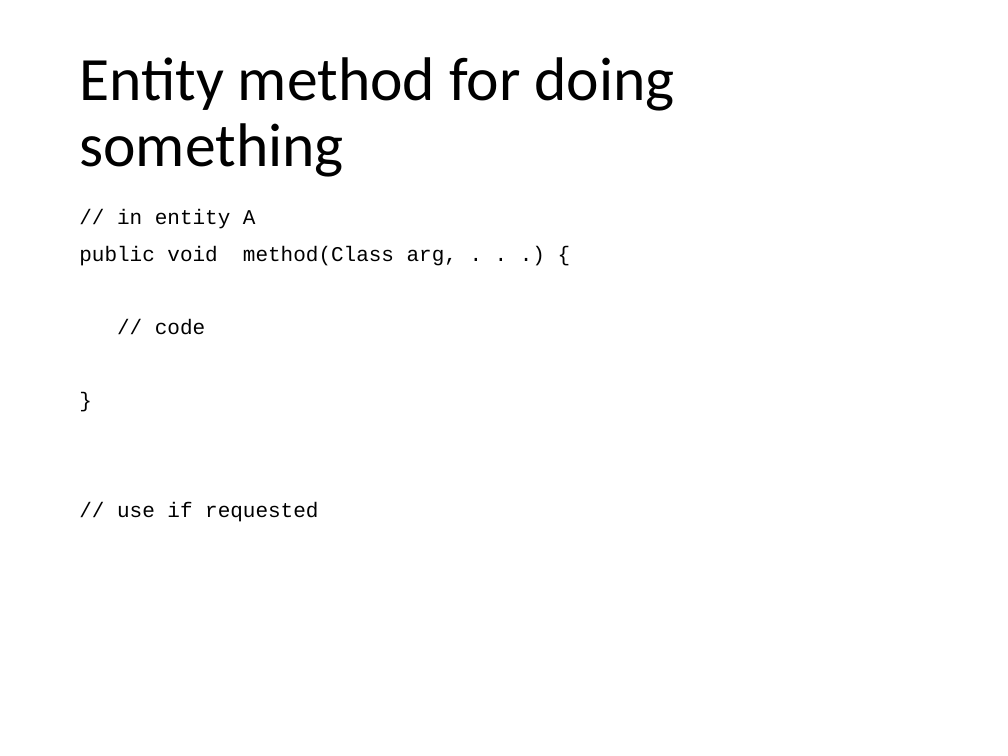
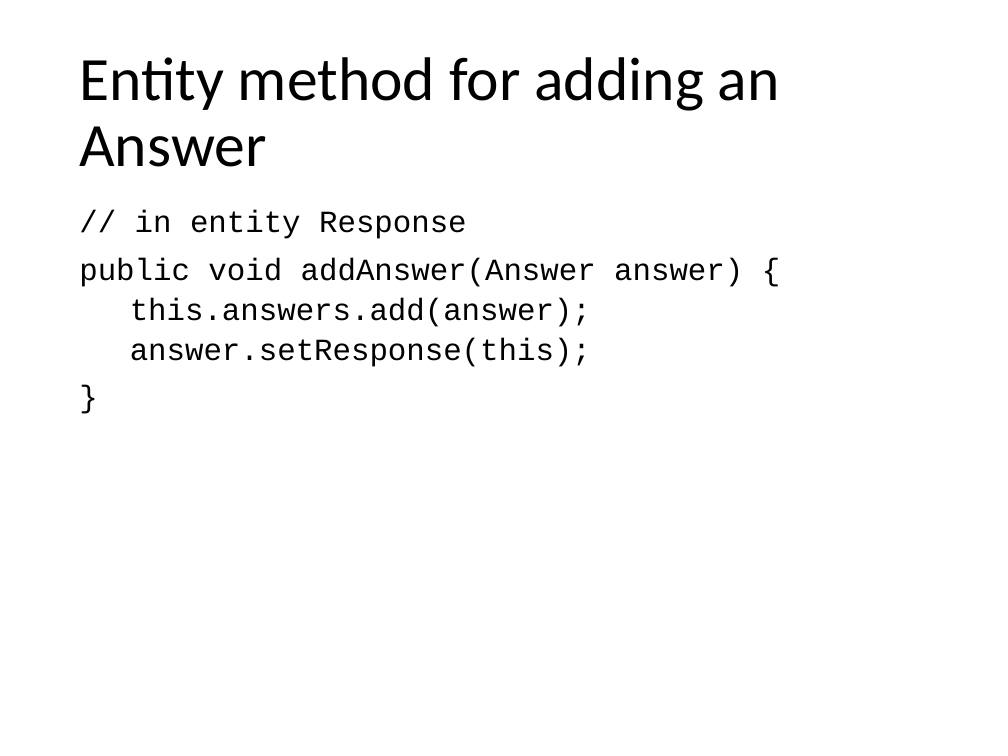
Before and after one commit to Paso198/Gamified-Marketing-Application, a slide deck: slide 17 of Design.pptx (slide 25 before the commit). Drawn at 1008x756 pixels with LibreOffice and Linux fonts; fonts in the diff are those of the drawing. Boxes give left, top, right and bottom in pixels: in the first picture for what was removed or moved away, otherwise in the second. Text is boxed around its words. In the diff, an @@ line names an element or a change of style, - is before the commit and + after.

Commit message:
updated Design document

```diff
--- a/Design.pptx
+++ b/Design.pptx
@@ title at (79, 57, 780, 167): text changed @@
-Entity method for doing something
+Entity method for adding an Answer
@@ text "// in entity Response" at (79, 210, 743, 367): size 15 to 22 pt in "}" @@
@@ text at (79, 210, 743, 367): text changed; size 15 to 22 pt @@
-// in entity A
-public void method(Class arg, . . .) {
-// code
+// in entity Response
+public void addAnswer(Answer answer) {
+  this.answers.add(answer);
+  answer.setResponse(this);
@@ text at (117, 502, 318, 522): paragraph removed @@
-// use if requested
```
Also in this commit, not shown: 1 other slide changed, 8 slides added, 1 slide removed.
